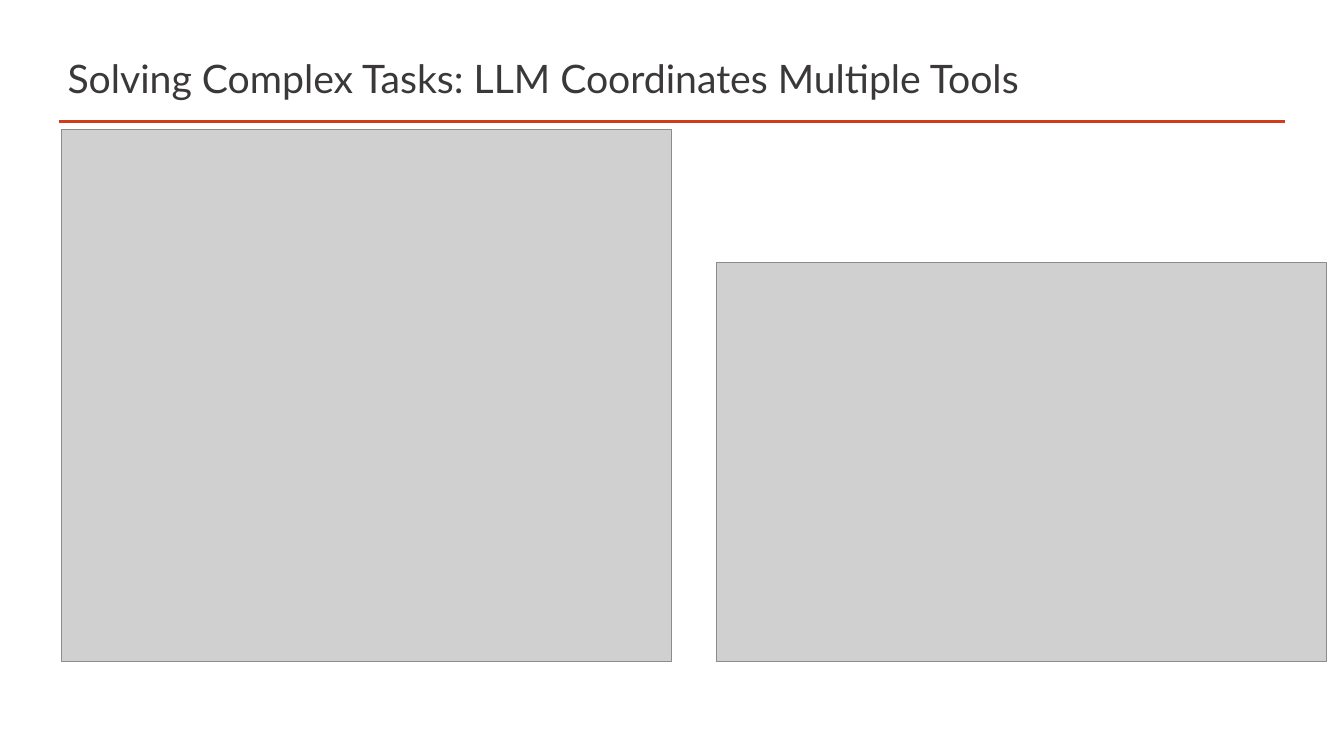
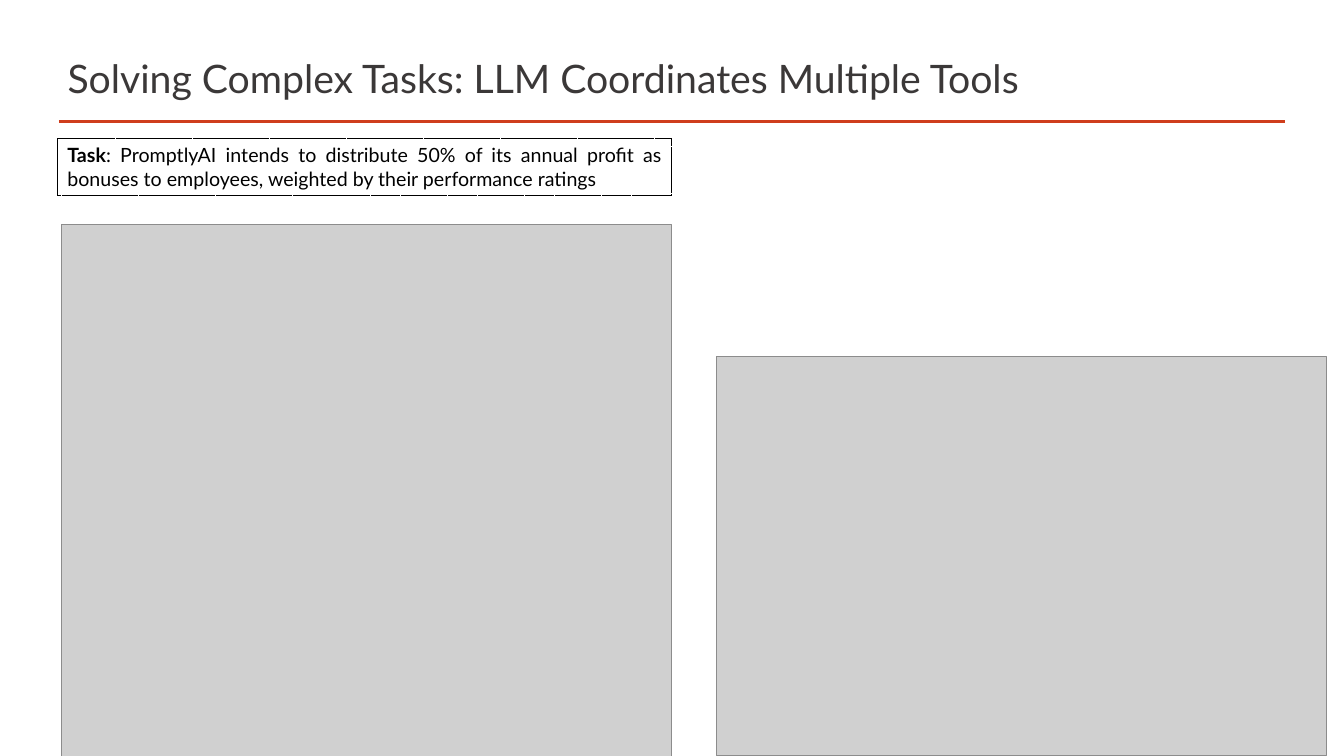
Before and after one commit to bhagavansprasad/OneMinVideos, a slide deck: slide 21 of 01-FunTools/01-FunTools.pptx. Drawn at 1344x756 pixels with LibreOffice and Linux fonts; fonts in the diff are those of the drawing; grey boxes stand for pictures. Boxes give left, top, right and bottom in pixels: in the first picture for what was removed or moved away, otherwise in the second. Text is boxed around its words. In the diff, an @@ line names an element or a change of style, - is before the commit and + after.

```diff
--- a/01-FunTools/01-FunTools.pptx
+++ b/01-FunTools/01-FunTools.pptx
@@ rectangle added at [57,138,673,196], outline #000000 0.75 pt dashed, 14 pt, text #000000 @@
+Task: PromptlyAI intends to distribute 50% of its annual profit as bonuses to employees, weighted by their performance ratings
@@ picture: place and size @@
-picture at [62,129,671,661]
+picture at [62,225,671,756]
@@ picture: place and size @@
-picture at [716,263,1326,662]
+picture at [716,357,1326,756]
```
Also in this commit, not shown: 3 other slides changed.
